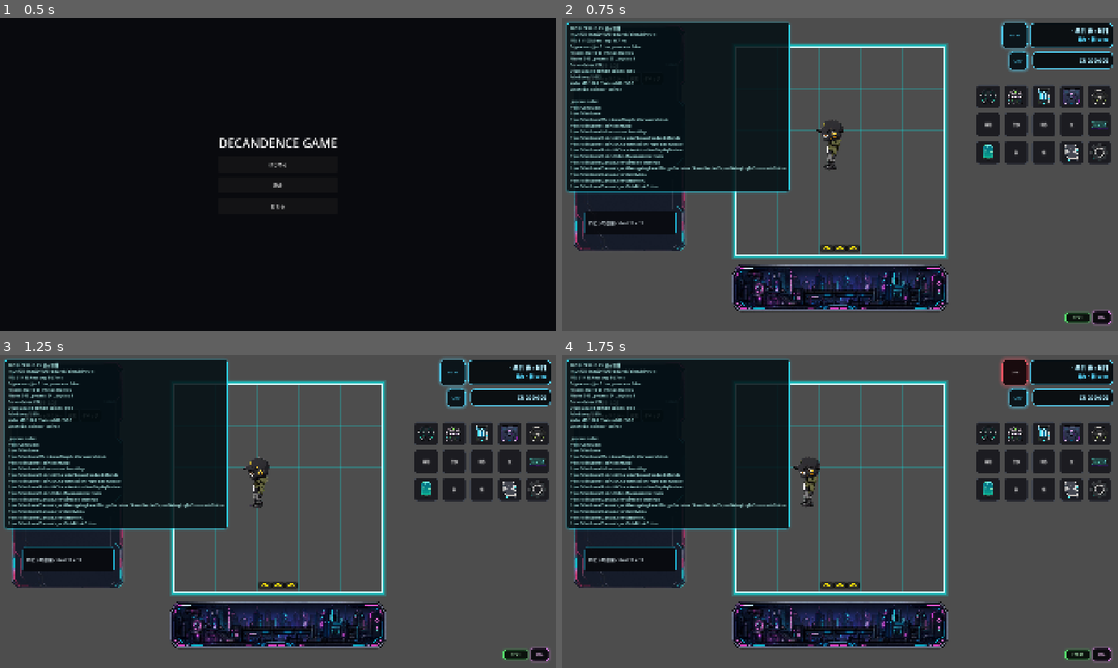
Above: before the commit, frames 1-4 (two rows, left to right).
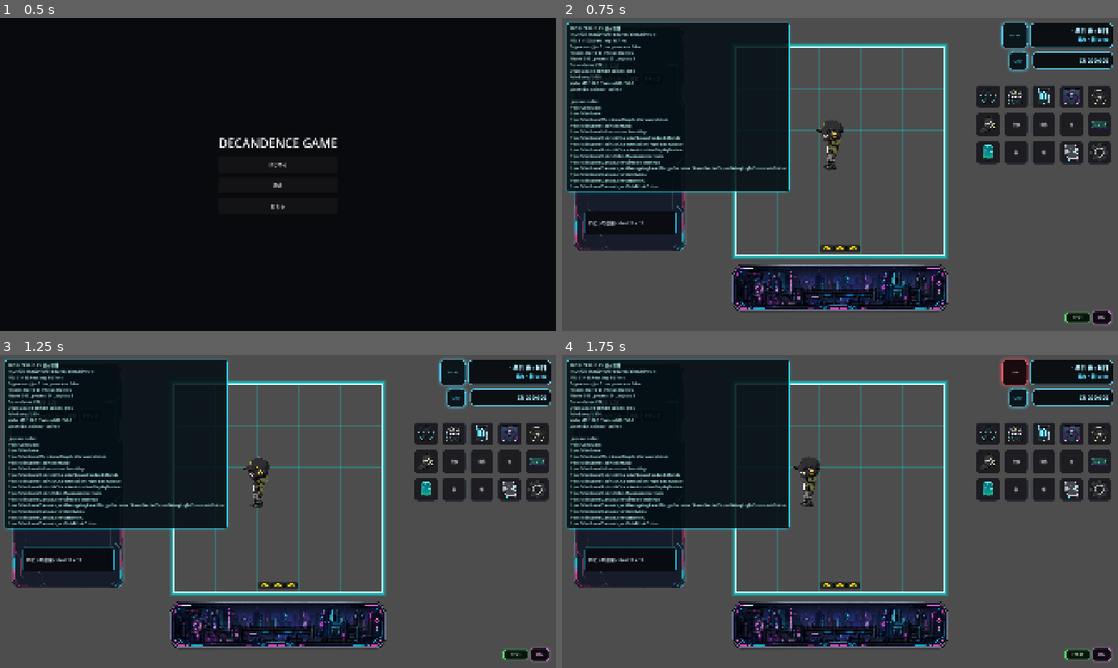
Above: after the commit, the same moments.

Repository: grimoire1089-coder/optimistic
Game: Godot game, scene res://Scenes/Boot/TitleScene.tscn
Same seed, same stepped clock (60 frames per second), same inputs: the game is played once before the commit and once after it. Sound files missing from this copy of the repository are replaced by a short silence.
Inputs:
- Up to frame 1 (0.5 s): no input
- Up to frame 2 (0.75 s): click "はじめる" at 0.5 s
- Up to frame 3 (1.25 s): no input
- Up to frame 4 (1.75 s): click "BGM" at 1.25 s

Frame 1 is identical in both runs. In frame 2, less than 0.1% of the frame differs, in the area x 6-79%, y 16-37%; in frame 3, less than 0.1%; in frame 4, less than 0.1%.

Commit message:
Set move HUD button icon

Diff:
--- a/Scripts/UI/HUD/MoveButton.gd
+++ b/Scripts/UI/HUD/MoveButton.gd
@@ -2,17 +2,24 @@
 class_name MoveButton
 
 const DEFAULT_CLICK_SFX_PATH := "res://Assets/Audio/SFX/UI/UI_Click_001.ogg"
+const DEFAULT_MOVE_ICON_PATH := "res://Assets/UI/Icons/Move.png"
 
 @export var label_text: String = "移動"
 @export var move_menu_path: NodePath = NodePath("../MoveMenu")
 @export var fallback_group_name: StringName = &"move_menu"
 @export var click_sfx: AudioStream
 @export var click_sfx_volume_db: float = 0.0
+@export var move_icon: Texture2D
 
 
 func _ready() -> void:
 	_apply_square_button_layout()
-	text = label_text
+	_load_default_move_icon_if_needed()
+	if icon != null:
+		HudButtonStyle.apply_icon_button_layout(self)
+		text = ""
+	elif text.is_empty():
+		text = label_text
 	_load_default_click_sfx_if_needed()
 	pressed.connect(_on_pressed)
 
@@ -54,29 +61,21 @@
 		click_sfx = load(DEFAULT_CLICK_SFX_PATH) as AudioStream
 
 
+func _load_default_move_icon_if_needed() -> void:
+	if move_icon == null and icon != null:
+		move_icon = icon
+	if move_icon == null and ResourceLoader.exists(DEFAULT_MOVE_ICON_PATH):
+		move_icon = load(DEFAULT_MOVE_ICON_PATH) as Texture2D
+	if move_icon != null:
+		icon = move_icon
+
+
 func _apply_square_button_layout() -> void:
-	custom_minimum_size = Vector2(80.0, 80.0)
-	anchor_left = 1.0
-	anchor_top = 0.0
-	anchor_right = 1.0
-	anchor_bottom = 0.0
-	mouse_default_cursor_shape = Control.CURSOR_POINTING_HAND
-	add_theme_font_size_override("font_size", 11)
-	_add_rounded_button_styles()
+	HudButtonStyle.apply_square_button_layout(
+		self,
+		HudButtonStyle.second_row_offset(HudButtonStyle.SECOND_ROW_MOVE_LEFT)
+	)
 
 
 func _add_rounded_button_styles() -> void:
-	add_theme_stylebox_override("normal", _make_style(Color(0.10, 0.10, 0.12, 0.95), Color(0.26, 0.28, 0.32, 1.0), 1))
-	add_theme_stylebox_override("hover", _make_style(Color(0.15, 0.15, 0.18, 0.98), Color(0.00, 1.65, 1.65, 0.95), 2))
-	add_theme_stylebox_override("pressed", _make_style(Color(0.04, 0.20, 0.22, 1.0), Color(0.25, 2.4, 2.4, 1.0), 2))
-	add_theme_stylebox_override("disabled", _make_style(Color(0.08, 0.08, 0.09, 0.62), Color(0.18, 0.18, 0.20, 0.8), 1))
-
-
-func _make_style(bg_color: Color, border_color: Color, border_width: int) -> StyleBoxFlat:
-	var style := StyleBoxFlat.new()
-	style.bg_color = bg_color
-	style.border_color = border_color
-	style.set_border_width_all(border_width)
-	style.set_corner_radius_all(8)
-	style.set_content_margin_all(3.0)
-	return style
+	HudButtonStyle.apply_rounded_button_styles(self)
